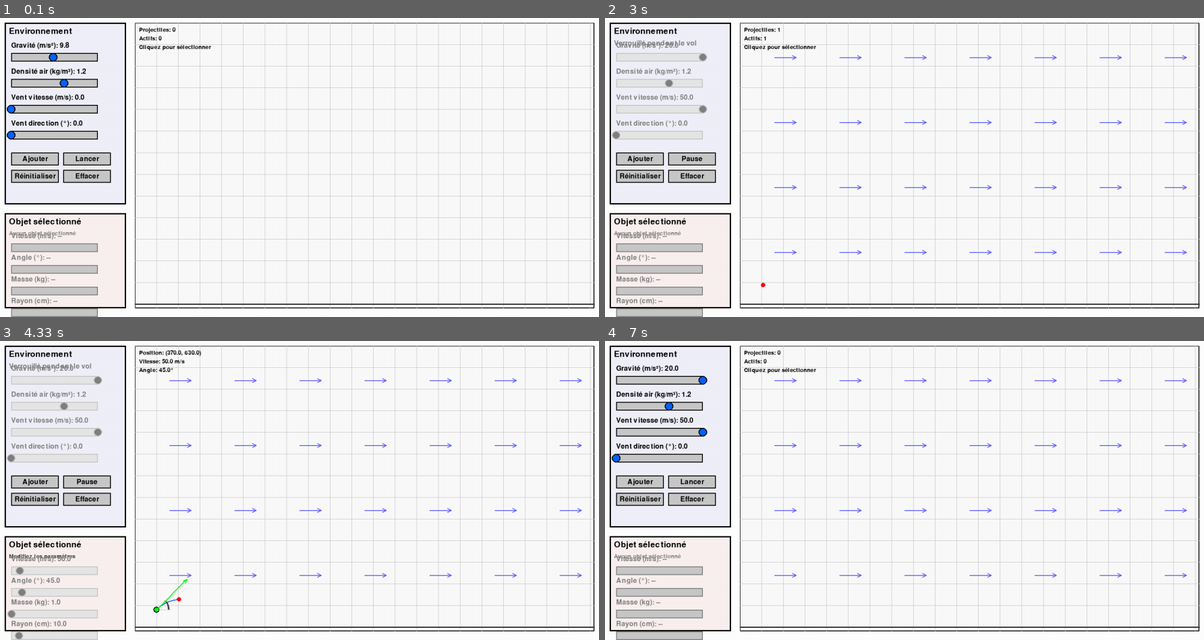
Above: before the commit, frames 1-4 (two rows, left to right).
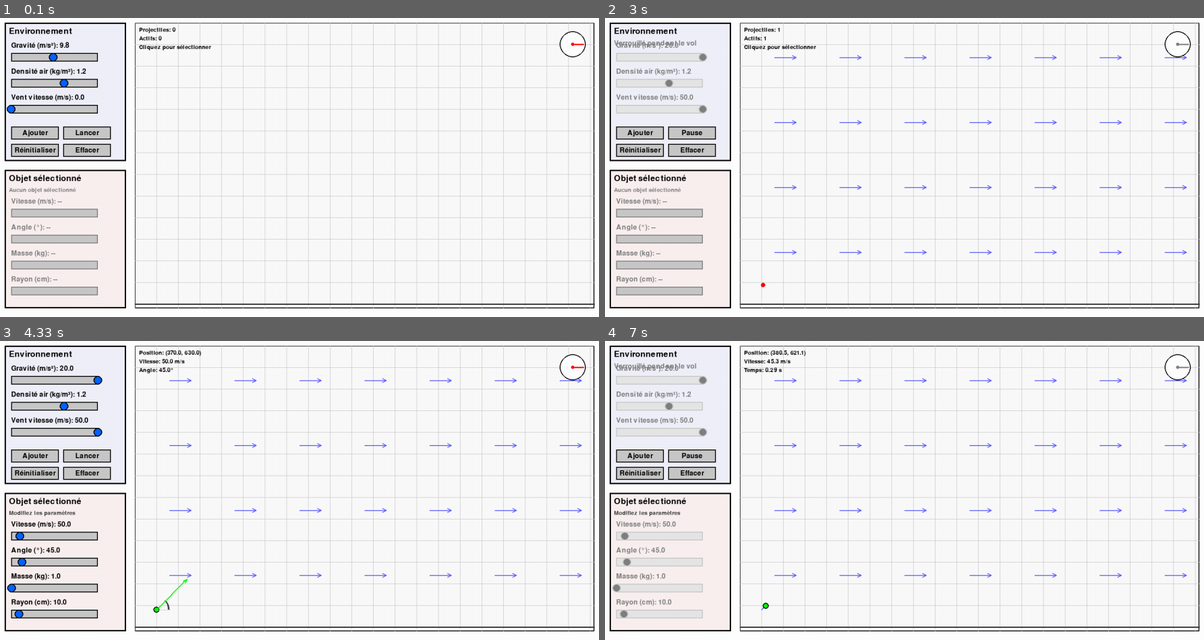
Above: after the commit, the same moments.

Repository: NathanDufils/Projet-Modelisation-Mathematique
Game: pygame game, started from main.py
Same seed, same stepped clock (60 frames per second), same inputs: the game is played once before the commit and once after it.
Inputs (mouse positions are in pixels of both pictures, inside the frame that each line leads up to):
- Up to frame 1 (0.1 s): no input
- Up to frame 2 (3 s): press the mouse at (910, 185) at 0.37 s; move the mouse to (832, 176) at 0.47 s; release the mouse at (760, 167) at 0.6 s; press the mouse at (658, 56) at 0.7 s; move the mouse to (676, 56) at 0.8 s; release the mouse at (700, 56) at 0.93 s; click "Ajouter" at 1.05 s; click (790, 224) at 1.38 s; press the mouse at (640, 149) at 1.7 s; move the mouse to (880, 188) at 1.8 s; release the mouse at (1120, 224) at 1.93 s; press the mouse at (616, 107) at 2.03 s; move the mouse to (790, 92) at 2.13 s; release the mouse at (970, 77) at 2.27 s; click "Lancer" at 2.88 s
- Up to frame 3 (4.33 s): press the mouse at (89, 472) at 3.2 s; move the mouse to (191, 430) at 3.3 s; release the mouse at (293, 391) at 3.43 s; click "Ajouter" at 4.05 s
- Up to frame 4 (7 s): press the mouse at (616, 586) at 4.37 s; move the mouse to (856, 535) at 4.47 s; release the mouse at (1102, 481) at 4.6 s; click (814, 403) at 4.72 s; click "Effacer" at 5.05 s; press the mouse at (640, 454) at 6.37 s; move the mouse to (742, 481) at 6.47 s; release the mouse at (850, 508) at 6.6 s; press the mouse at (694, 454) at 6.7 s; move the mouse to (874, 457) at 6.8 s; release the mouse at (1054, 460) at 6.93 s

The runs differ from the first frame. In frame 1, 5.5% of the frame differs, in the area x 0-98%, y 4-100%; in frame 2, 5.7%; in frame 3, 7.9%; in frame 4, 7.8%.

Commit message:
feat: Implement compass UI for wind direction control and refactor panel dimensions.

Diff:
--- a/src/settings.py
+++ b/src/settings.py
@@ -13,12 +13,12 @@
 SIMULATION_PANEL_X = 20
 SIMULATION_PANEL_Y = 20
 SIMULATION_PANEL_WIDTH = 280
-SIMULATION_PANEL_HEIGHT = 420
+SIMULATION_PANEL_HEIGHT = 320
 
 OBJECT_PANEL_X = 20
-OBJECT_PANEL_Y = 460
+OBJECT_PANEL_Y = 360
 OBJECT_PANEL_WIDTH = 280
-OBJECT_PANEL_HEIGHT = 220
+OBJECT_PANEL_HEIGHT = 320
 
 # Zone de simulation (exclut les panneaux UI)
 SIM_AREA_X = 320
--- a/src/ui.py
+++ b/src/ui.py
@@ -132,6 +132,66 @@
         text_rect = text_surface.get_rect(center=self.rect.center)
         screen.blit(text_surface, text_rect)
 
+class Compass:
+    def __init__(self, x, y, radius, initial_angle):
+        self.center_x = x
+        self.center_y = y
+        self.radius = radius
+        self.angle = initial_angle
+        self.dragging = False
+        self.enabled = True
+
+    def handle_event(self, event):
+        if not self.enabled:
+            return False
+
+        if event.type == pygame.MOUSEBUTTONDOWN:
+            mouse_x, mouse_y = event.pos
+            dist = math.sqrt((mouse_x - self.center_x)**2 + (mouse_y - self.center_y)**2)
+            if dist <= self.radius:
+                self.dragging = True
+                self._update_angle(mouse_x, mouse_y)
+                return True
+
+        elif event.type == pygame.MOUSEBUTTONUP:
+            self.dragging = False
+
+        elif event.type == pygame.MOUSEMOTION and self.dragging:
+            mouse_x, mouse_y = event.pos
+            self._update_angle(mouse_x, mouse_y)
+            return True
+
+        return False
+
+    def _update_angle(self, mouse_x, mouse_y):
+        dx = mouse_x - self.center_x
+        dy = self.center_y - mouse_y  # Y inversé en écran
+
+        # Calculer l'angle en degrés (0 = Est/Droite, 90 = Nord/Haut)
+        angle = math.degrees(math.atan2(dy, dx))
+        if angle < 0:
+            angle += 360
+        self.angle = angle
+
+    def set_angle(self, angle):
+        self.angle = angle
+
+    def draw(self, screen):
+        # Dessiner le fond du compas
+        pygame.draw.circle(screen, WHITE, (self.center_x, self.center_y), self.radius)
+        pygame.draw.circle(screen, BLACK, (self.center_x, self.center_y), self.radius, 2)
+
+        # Dessiner l'aiguille
+        rad = math.radians(self.angle)
+        end_x = self.center_x + (self.radius - 5) * math.cos(rad)
+        end_y = self.center_y - (self.radius - 5) * math.sin(rad)
+
+        # Couleur selon activation
+        color = RED if self.enabled else GRAY
+
+        pygame.draw.line(screen, color, (self.center_x, self.center_y), (end_x, end_y), 3)
+        pygame.draw.circle(screen, color, (self.center_x, self.center_y), 4)
+
 class SimulationPanel:
     """Panneau de contrôle pour les paramètres d'environnement de la simulation."""
     def __init__(self):
@@ -144,16 +204,15 @@
         self.sliders = {
             'gravity': Slider(self.x + 15, self.y + 70, 200, 20, 0.1, 20.0, GRAVITY, "Gravité (m/s²)"),
             'air_density': Slider(self.x + 15, self.y + 130, 200, 20, 0.0, 2.0, AIR_DENSITY, "Densité air (kg/m³)"),
-            'wind_speed': Slider(self.x + 15, self.y + 190, 200, 20, 0.0, 50.0, WIND_SPEED, "Vent vitesse (m/s)"),
-            'wind_direction': Slider(self.x + 15, self.y + 250, 200, 20, 0.0, 360.0, WIND_DIRECTION, "Vent direction (°)")
+            'wind_speed': Slider(self.x + 15, self.y + 190, 200, 20, 0.0, 50.0, WIND_SPEED, "Vent vitesse (m/s)")
         }
 
         # Boutons de contrôle de la simulation
         self.buttons = {
-            'add_object': Button(self.x + 15, self.y + 300, 110, 30, "Ajouter"),
-            'launch_pause': Button(self.x + 135, self.y + 300, 110, 30, "Lancer"),
-            'reset': Button(self.x + 15, self.y + 340, 110, 30, "Réinitialiser"),
-            'clear': Button(self.x + 135, self.y + 340, 110, 30, "Effacer")
+            'add_object': Button(self.x + 15, self.y + 240, 110, 30, "Ajouter"),
+            'launch_pause': Button(self.x + 135, self.y + 240, 110, 30, "Lancer"),
+            'reset': Button(self.x + 15, self.y + 280, 110, 30, "Réinitialiser"),
+            'clear': Button(self.x + 135, self.y + 280, 110, 30, "Effacer")
         }
 
         self.font = pygame.font.Font(None, 24)
@@ -199,8 +258,7 @@
         return {
             'gravity': self.sliders['gravity'].val,
             'air_density': self.sliders['air_density'].val,
-            'wind_speed': self.sliders['wind_speed'].val,
-            'wind_direction': self.sliders['wind_direction'].val
+            'wind_speed': self.sliders['wind_speed'].val
         }
 
     def update_launch_pause_button(self, has_objects, any_launched):
@@ -229,10 +287,10 @@
 
         # Sliders pour les paramètres de l'objet
         self.sliders = {
-            'velocity': Slider(self.x + 15, self.y + 70, 200, 20, 0, 500, 80, "Vitesse (m/s)"),
-            'angle': Slider(self.x + 15, self.y + 120, 200, 20, 0, 360, 45, "Angle (°)"),
-            'mass': Slider(self.x + 15, self.y + 170, 200, 20, 0.001, 100, 1.0, "Masse (kg)"),
-            'radius': RadiusSlider(self.x + 15, self.y + 220, 200, 20, 1.0, 100.0, 10.0, "Rayon (cm)")
+            'velocity': Slider(self.x + 15, self.y + 90, 200, 20, 0, 500, 80, "Vitesse (m/s)"),
+            'angle': Slider(self.x + 15, self.y + 150, 200, 20, 0, 360, 45, "Angle (°)"),
+            'mass': Slider(self.x + 15, self.y + 210, 200, 20, 0.001, 100, 1.0, "Masse (kg)"),
+            'radius': RadiusSlider(self.x + 15, self.y + 270, 200, 20, 1.0, 100.0, 10.0, "Rayon (cm)")
         }
 
         self.font = pygame.font.Font(None, 24)
@@ -318,6 +376,10 @@
         self.simulation_panel = SimulationPanel()
         self.object_panel = ObjectPanel()
 
+        # Compas pour la direction du vent (en haut à droite de l'écran)
+        # SCREEN_WIDTH = 1400, on le place à 1330, 70 pour plus de marge
+        self.compass = Compass(1330, 70, 30, WIND_DIRECTION)
+
         # État de la simulation
         self.simulation_running = False
 
@@ -343,6 +405,7 @@
         """
         # Verrouiller les paramètres d'environnement
         self.simulation_panel.set_sliders_enabled(not lock)
+        self.compass.enabled = not lock
 
         # Verrouiller les paramètres d'objet si un objet est sélectionné
         if self.selected_projectile:
@@ -358,6 +421,9 @@
                 self.simulation_panel.simulation_running = self.simulation_running
             return sim_action
 
+        # Gérer les événements du compas
+        self.compass.handle_event(event)
+
         # Gérer les événements du panneau d'objet
         self.object_panel.handle_event(event)
 
@@ -367,6 +433,7 @@
         """Dessine toute l'interface utilisateur."""
         self.simulation_panel.draw(screen)
         self.object_panel.draw(screen)
+        self.compass.draw(screen)
 
     def get_object_parameters(self):
         """Retourne les paramètres de l'objet sélectionné."""
@@ -374,7 +441,9 @@
 
     def get_environment_parameters(self):
         """Retourne les paramètres d'environnement."""
-        return self.simulation_panel.get_environment_parameters()
+        params = self.simulation_panel.get_environment_parameters()
+        params['wind_direction'] = self.compass.angle
+        return params
 
     def draw_info(self, screen, projectiles):
         """Affiche des informations sur les projectiles en haut à gauche de la zone de simulation."""
